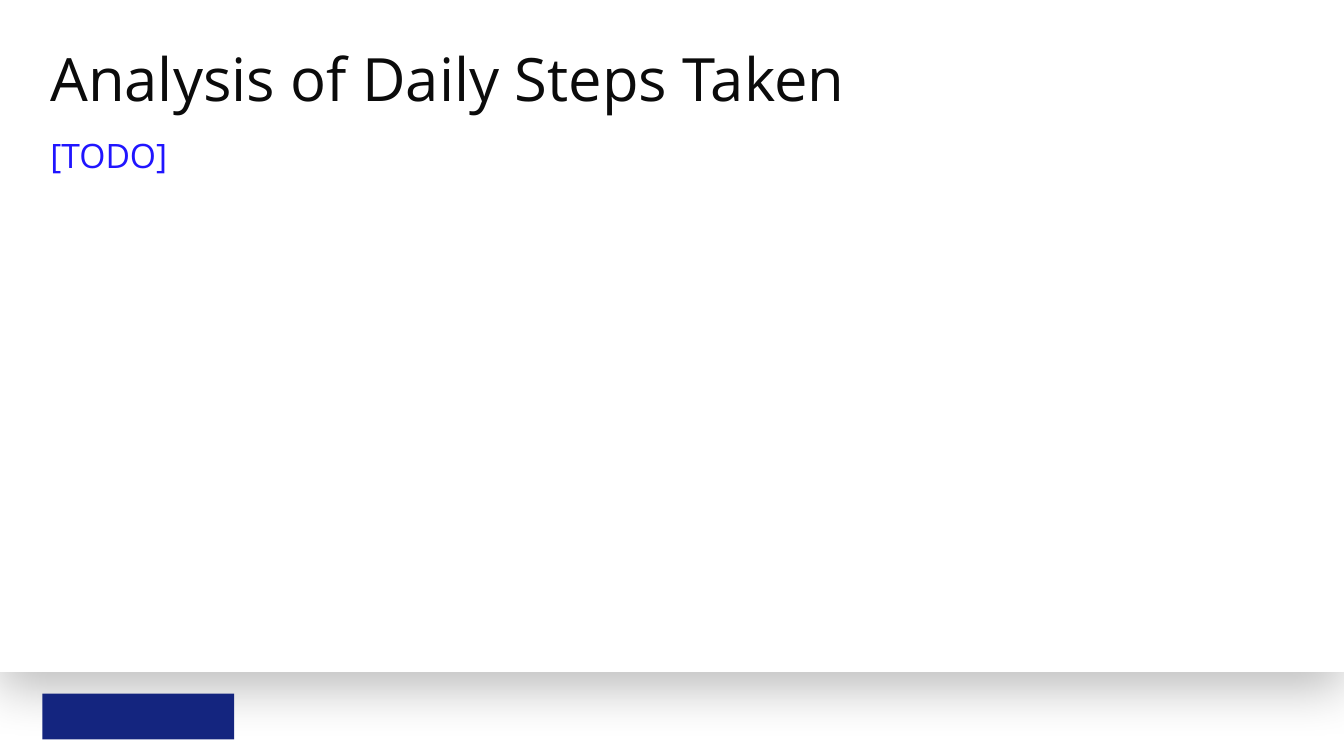
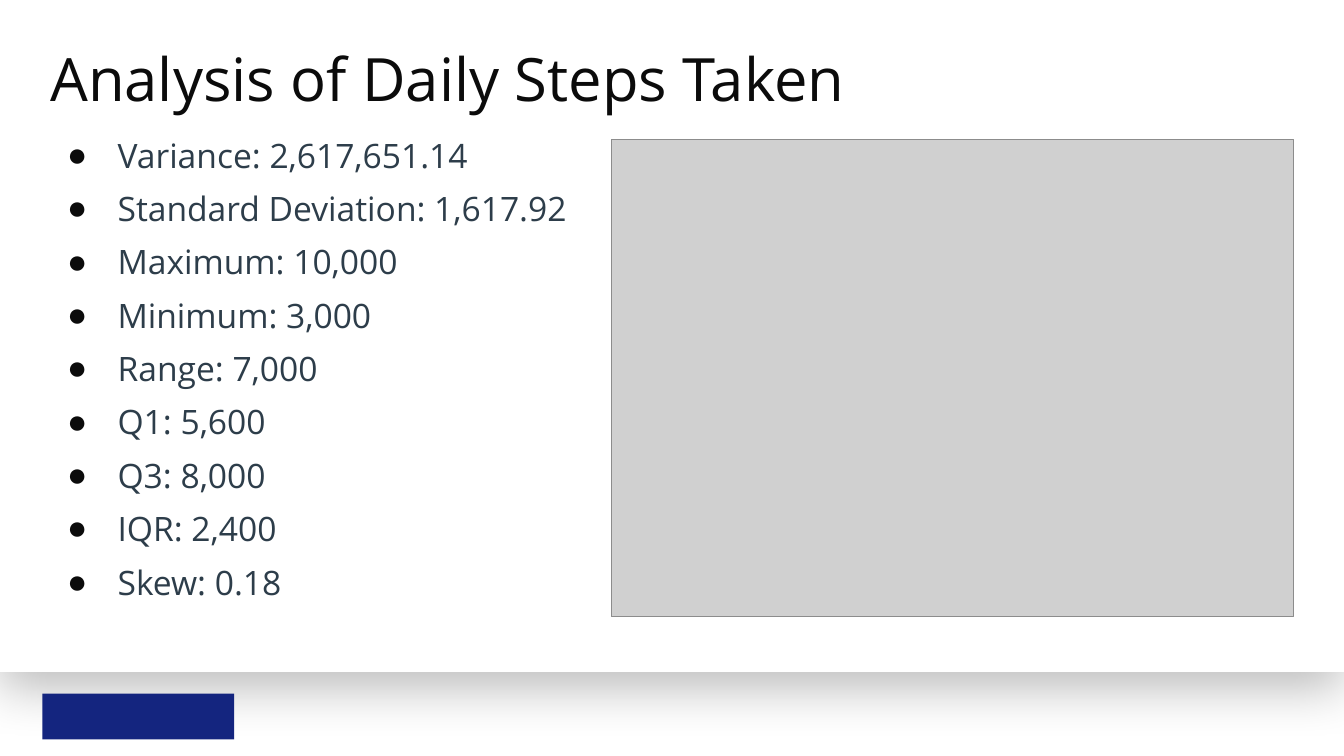
Before and after one commit to kinant/ud-stats-nd, a slide deck: slide 6 of PR01 - Describe Health and Sleep Quality Data/analyze-sleep-health-and-lifestyle.pptx (slide 5 before the commit). Drawn at 1344x756 pixels with LibreOffice and Linux fonts; fonts in the diff are those of the drawing; grey boxes stand for pictures; background and template pictures are left out. Boxes give left, top, right and bottom in pixels: in the first picture for what was removed or moved away, otherwise in the second. Text is boxed around its words. In the diff, an @@ line names an element or a change of style, - is before the commit and + after.

```diff
--- a/PR01 - Describe Health and Sleep Quality Data/analyze-sleep-health-and-lifestyle.pptx
+++ b/PR01 - Describe Health and Sleep Quality Data/analyze-sleep-health-and-lifestyle.pptx
@@ text at (x1=118, y1=143, x2=566, y2=596): text changed; text colour #2015FF to #2D3D4A @@
-[TODO]
+● Variance: 2,617,651.14
+● Standard Deviation: 1,617.92
+● Maximum: 10,000
+● Minimum: 3,000
+● Range: 7,000
+● Q1: 5,600
+● Q3: 8,000
+● IQR: 2,400
+● Skew: 0.18
@@ picture added at (x1=611, y1=139, x2=1294, y2=617) @@
```
Also in this commit, not shown: 3 other slides changed, 2 slides added, 1 slide removed, 3 other files.
